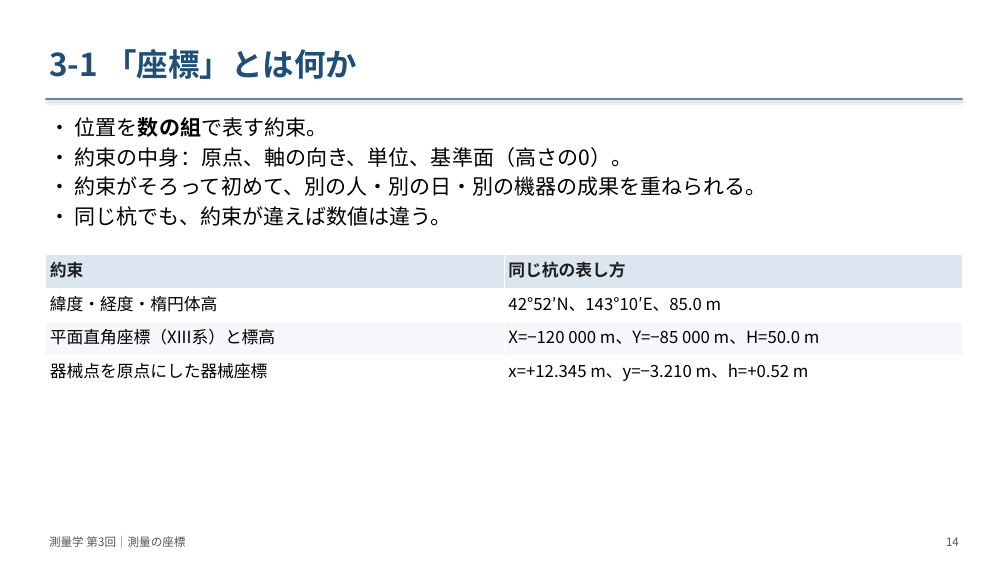
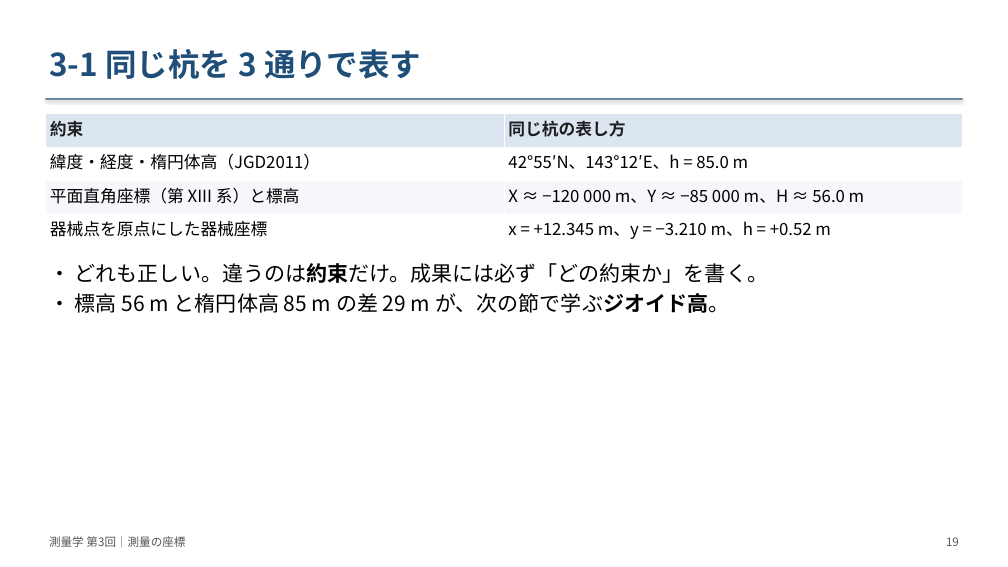
Before and after one commit to NN3210/Lecture, a slide deck: slide 19 of Surveying/materials/slides/第03回_測量の座標/slides.pptx (slide 14 before the commit). Drawn at 1008x567 pixels with LibreOffice and Linux fonts; fonts in the diff are those of the drawing. Boxes give left, top, right and bottom in pixels: in the first picture for what was removed or moved away, otherwise in the second. Text is boxed around its words. In the diff, an @@ line names an element or a change of style, - is before the commit and + after.

```diff
--- a/Surveying/materials/slides/第03回_測量の座標/slides.pptx
+++ b/Surveying/materials/slides/第03回_測量の座標/slides.pptx
@@ text at [49, 49, 421, 79]: text changed @@
-3-1 「座標」とは何か
+3-1 同じ杭を 3 通りで表す
@@ table at [45, 113, 963, 248] @@
-row 2, column 1: 緯度・経度・楕円体高
+row 2, column 1: 緯度・経度・楕円体高（JGD2011）
-row 2, column 2: 42°52′N、143°10′E、85.0 m
+row 2, column 2: 42°55′N、143°12′E、h = 85.0 m
-row 3, column 1: 平面直角座標（XIII系）と標高
+row 3, column 1: 平面直角座標（第 XIII 系）と標高
-row 3, column 2: X=−120 000 m、Y=−85 000 m、H=50.0 m
+row 3, column 2: X ≈ −120 000 m、Y ≈ −85 000 m、H ≈ 56.0 m
-row 4, column 2: x=+12.345 m、y=−3.210 m、h=+0.52 m
+row 4, column 2: x = +12.345 m、y = −3.210 m、h = +0.52 m
@@ table: place and size @@
-table at [45, 255, 963, 389]
+table at [45, 113, 963, 248]
@@ text removed at [75, 117, 767, 226] @@
-• 位置を数の組で表す約束。
-• 約束の中身：原点、軸の向き、単位、基準面（高さの0）。
-• 約束がそろって初めて、別の人・別の日・別の機器の成果を重ねられる。
-• 同じ杭でも、約束が違えば数値は違う。
@@ text added at [75, 263, 768, 313], 20 pt, text #000000 @@
+• どれも正しい。違うのは約束だけ。成果には必ず「どの約束か」を書く。
+• 標高 56 m と楕円体高 85 m の差 29 m が、次の節で学ぶジオイド高。
@@ text at [946, 537, 959, 546]: text changed @@
-14
+19
```
Also in this commit, not shown: 49 other slides changed, 15 slides added, 3 slides removed, 39 other files.
